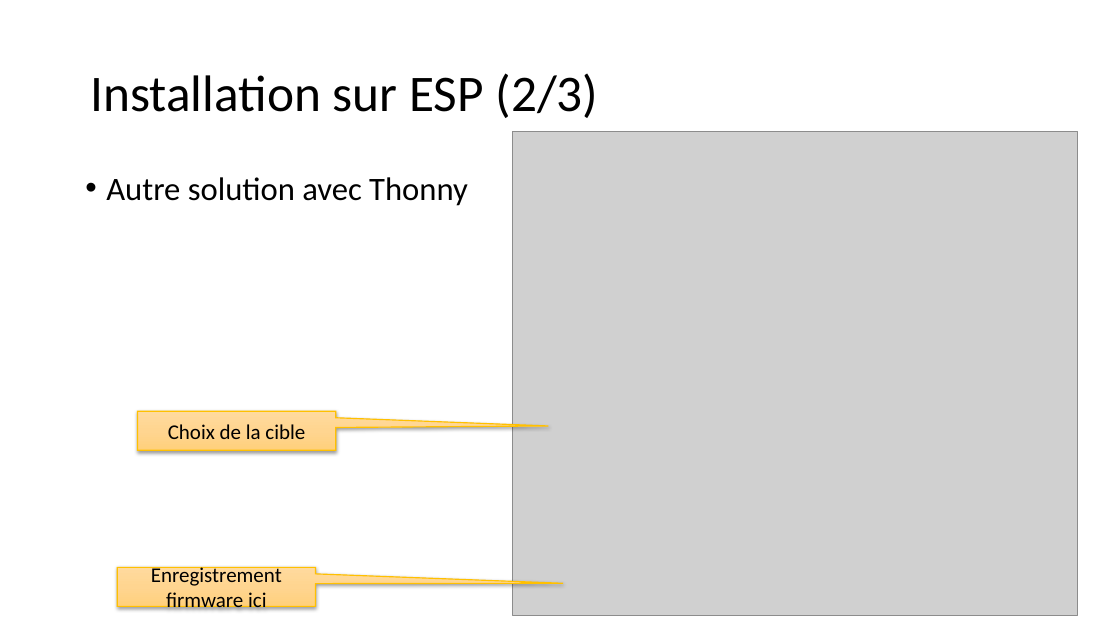
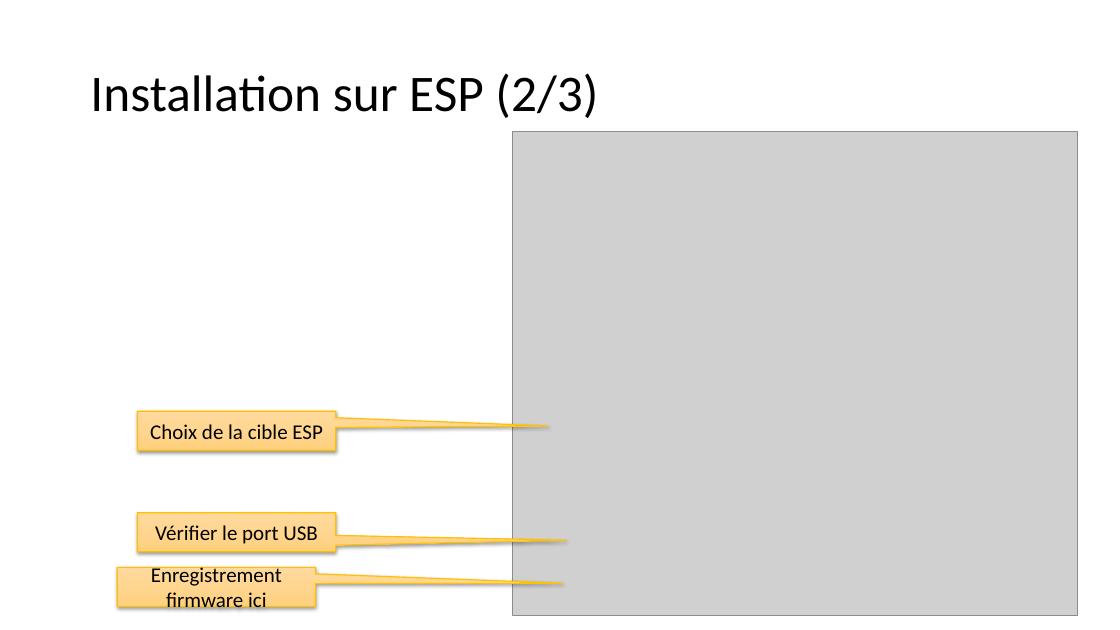
Before and after one commit to arnaudrco/CROUS-micro-python, a slide deck: slide 4 of microPython-2.pptx. Drawn at 1120x630 pixels with LibreOffice and Linux fonts; fonts in the diff are those of the drawing; grey boxes stand for pictures. Boxes give left, top, right and bottom in pixels: in the first picture for what was removed or moved away, otherwise in the second. Text is boxed around its words. In the diff, an @@ line names an element or a change of style, - is before the commit and + after.

```diff
--- a/microPython-2.pptx
+++ b/microPython-2.pptx
@@ text removed at (x1=106, y1=177, x2=468, y2=206) @@
-• Autre solution avec Thonny
@@ text in speech box at (x1=150, y1=424, x2=322, y2=439): text changed @@
-Choix de la cible
+Choix de la cible ESP
@@ speech box added at (x1=138, y1=513, x2=336, y2=551), fill gradient #FFDB9E to #FFD590 to #FFD07C, outline #FFC000 1 pt, 18 pt, text #000000 @@
+Vérifier le port USB
```
Also in this commit, not shown: 1 other slide changed.
